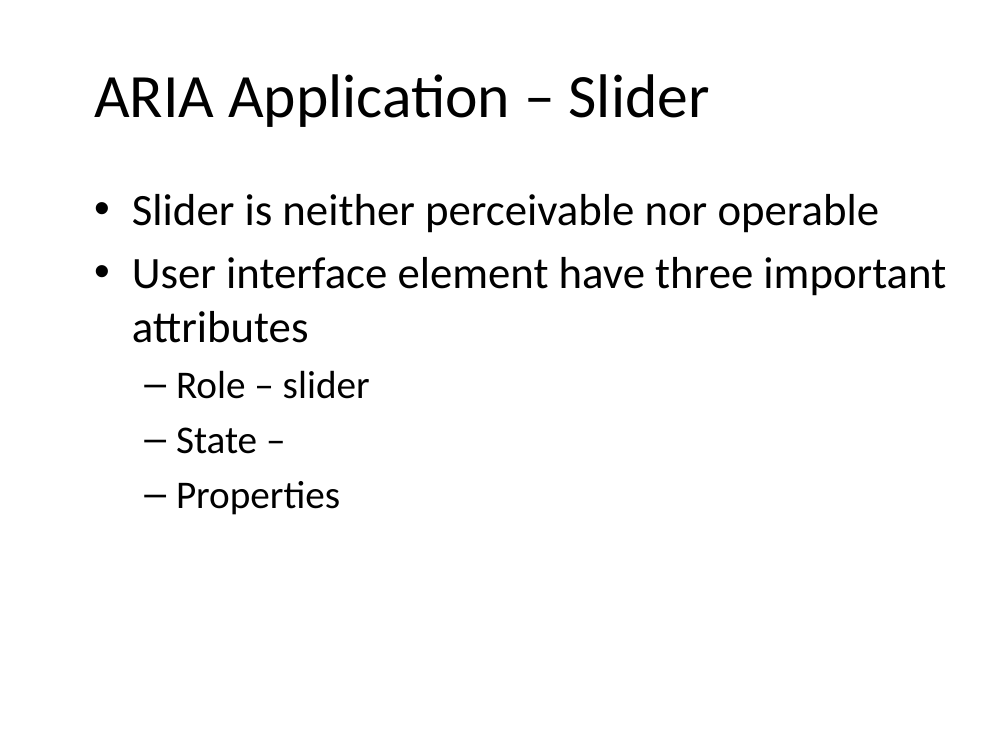
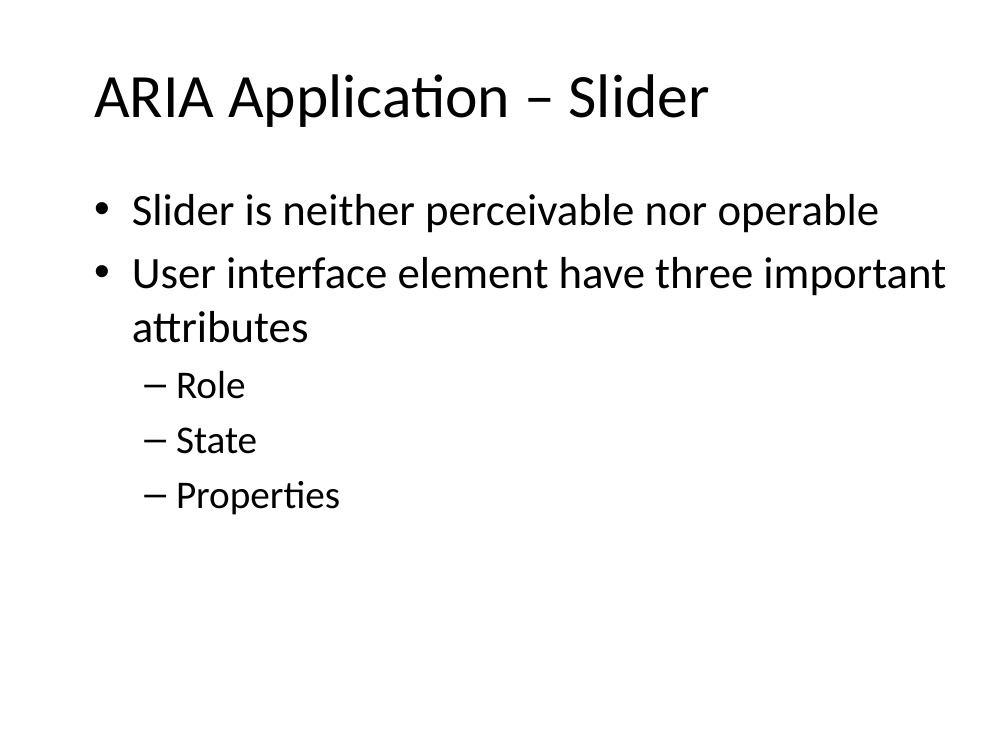
Before and after one commit to punchouty/accessibility, a slide deck: slide 17 of ppt/aria.pptx (slide 14 before the commit). Drawn at 1008x756 pixels with LibreOffice and Linux fonts; fonts in the diff are those of the drawing; background and template pictures are left out. Boxes give left, top, right and bottom in pixels: in the first picture for what was removed or moved away, otherwise in the second. Text is boxed around its words. In the diff, an @@ line names an element or a change of style, - is before the commit and + after.

```diff
--- a/ppt/aria.pptx
+++ b/ppt/aria.pptx
@@ text at (176,370,257,454): text changed @@
-  – Role – slider
-  – State –
+  – Role
+  – State
```
Also in this commit, not shown: 13 other slides changed, 9 slides added, 2 slides removed, 10 other files.
